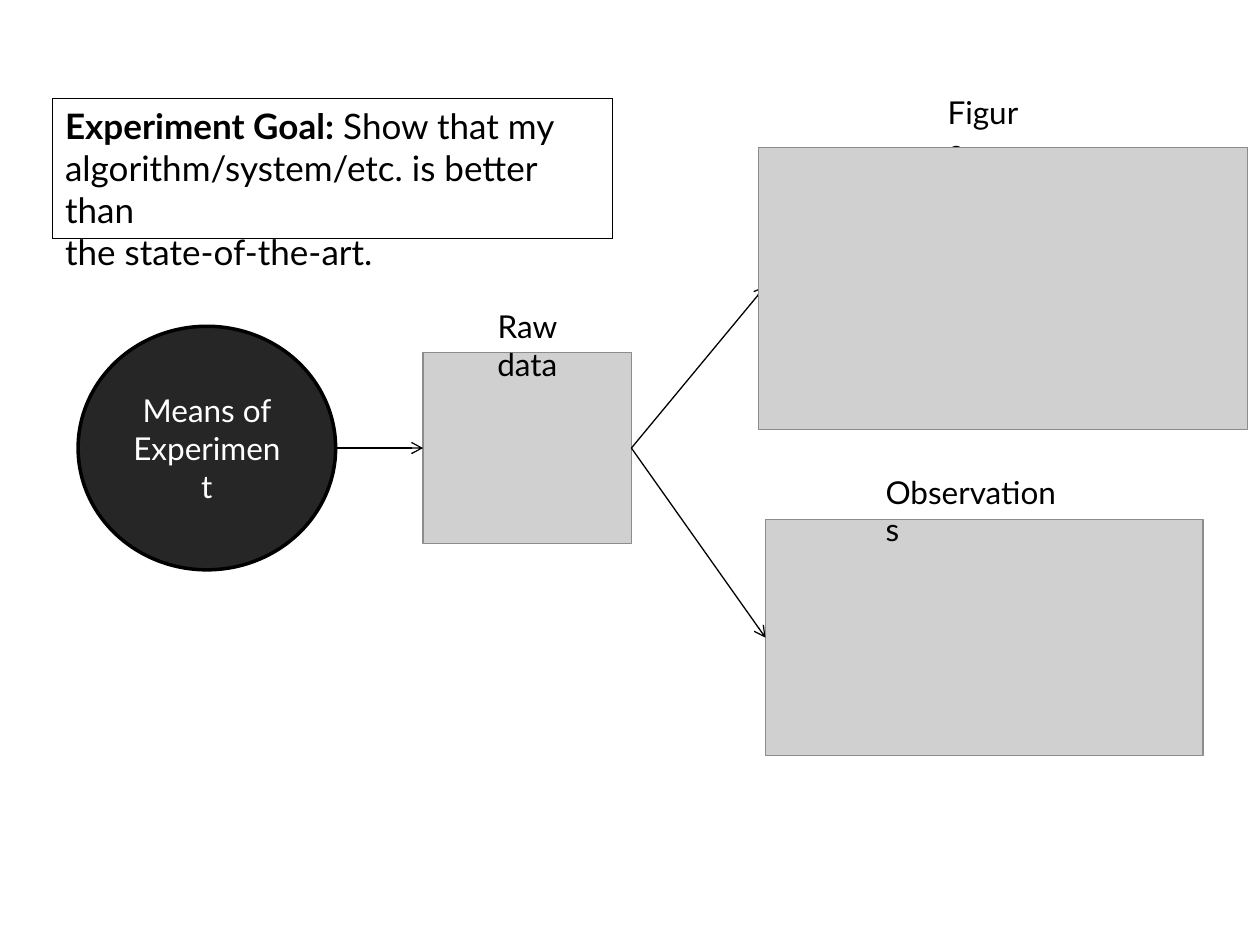
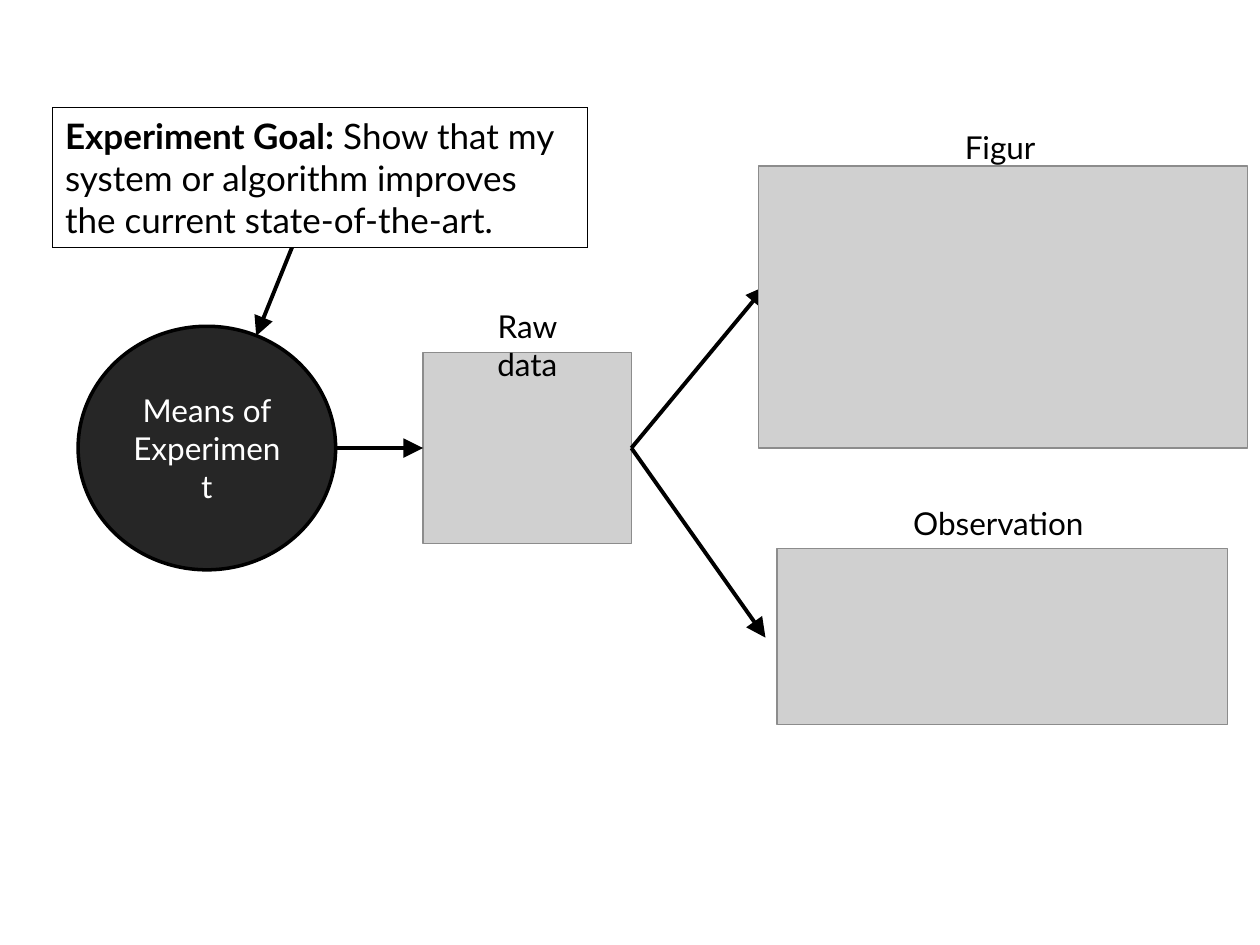
Before and after one commit to ivotron/pdsw15, a slide deck: slide 1 of figures/figures.pptx. Drawn at 1260x945 pixels with LibreOffice and Linux fonts; fonts in the diff are those of the drawing; grey boxes stand for pictures. Boxes give left, top, right and bottom in pixels: in the first picture for what was removed or moved away, otherwise in the second. Text is boxed around its words. In the diff, an @@ line names an element or a change of style, - is before the commit and + after.

Commit message:
Misc. edits and figure addition
  * Adding figure for validation workflow
  * Rewording on the difference between execution and validation
  * Added another paragraph on the re-execution of the ceph experiments
  * other misc. edits

```diff
--- a/figures/figures.pptx
+++ b/figures/figures.pptx
@@ rectangle "Experiment Goal: Show that my ...": place and size @@
-rectangle "Experiment Goal: Show that my ..." at bbox=[53, 98, 614, 238]
+rectangle "Experiment Goal: Show that my ..." at bbox=[53, 108, 587, 248]
@@ rectangle "Experiment Goal: Show that my ..." at bbox=[53, 108, 587, 248]: fill none to #FFFFFF @@
@@ text in rectangle at bbox=[65, 123, 554, 234]: text changed @@
-Experiment Goal: Show that my
-algorithm/system/etc. is better than
-the state-of-the-art.
+Experiment Goal: Show that my system or algorithm improves the current state-of-the-art.
@@ text "Figure": place and size @@
-text "Figure" at bbox=[935, 87, 1033, 131]
+text "Figure" at bbox=[953, 122, 1051, 166]
@@ picture: place and size @@
-picture at bbox=[759, 147, 1247, 430]
+picture at bbox=[759, 166, 1247, 449]
@@ arrow added from (297, 236) to (256, 336), #000000 2.25 pt @@
@@ arrow (631, 449) - (766, 286): stroke #000000 0.75 pt to #000000 2.25 pt; arrowheads changed @@
@@ arrow (335, 449) - (423, 449): stroke #000000 0.75 pt to #000000 2.25 pt; arrowheads changed @@
@@ arrow (631, 449) - (766, 638): stroke #000000 0.75 pt to #000000 2.25 pt; arrowheads changed @@
@@ text "Observations": place and size @@
-text "Observations" at bbox=[873, 466, 1076, 517]
+text "Observations" at bbox=[901, 498, 1104, 548]
@@ picture: place and size @@
-picture at bbox=[766, 519, 1203, 756]
+picture at bbox=[777, 548, 1228, 724]
```
Also in this commit, not shown: 1 slide added, 1 slide removed, 3 other files.
